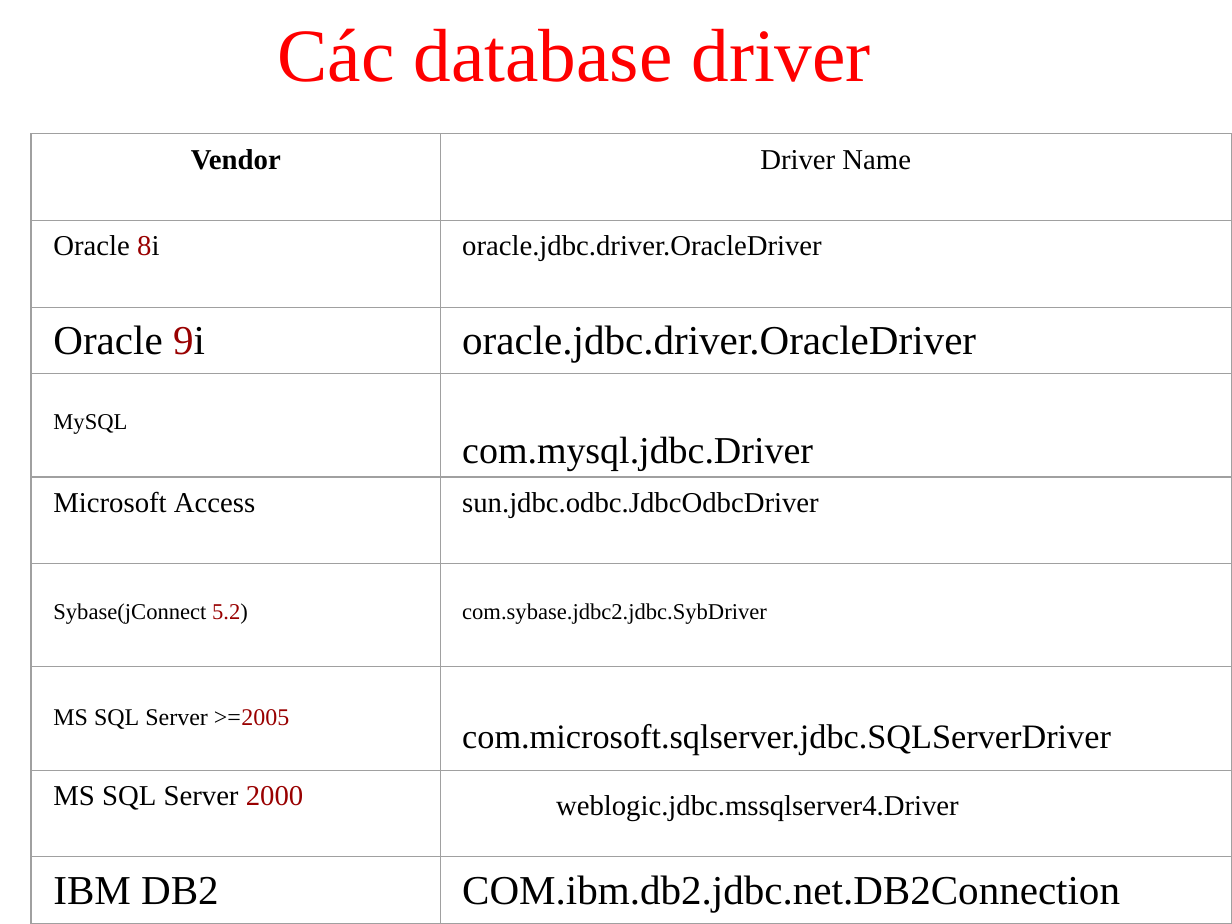
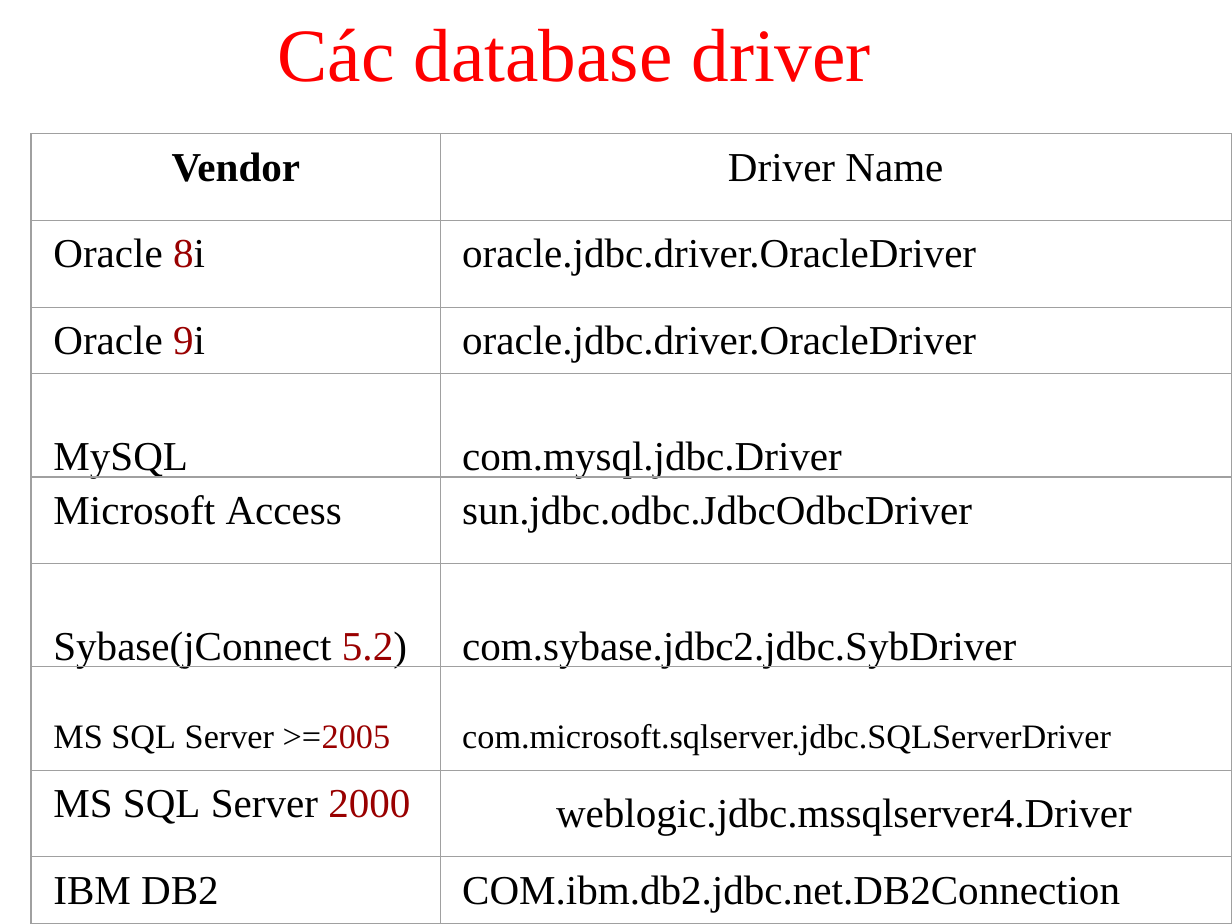
Before and after one commit to XTSoft2004/JavaCoBan, a slide deck: slide 45 of Phan 2 HDT va LtCSDL trong Java.ppt (slide 44 before the commit). Drawn at 1232x924 pixels with LibreOffice and Linux fonts; fonts in the diff are those of the drawing. Boxes give left, top, right and bottom in pixels: in the first picture for what was removed or moved away, otherwise in the second. Text is boxed around its words. In the diff, an @@ line names an element or a change of style, - is before the commit and + after.

```diff
--- a/Phan 2 HDT va LtCSDL trong Java.ppt
+++ b/Phan 2 HDT va LtCSDL trong Java.ppt
@@ text "com.mysql.jdbc.Driver" at [462, 441, 842, 478]: size 22.2 to 24 pt @@
@@ size 13.2 to 24 pt in 3 elements at [53, 442, 188, 478], [53, 631, 407, 668], [462, 631, 1016, 668] @@
@@ text "MS SQL Server >=2005" at [53, 725, 391, 754]: size 14 to 20 pt @@
@@ size 16.8 to 24 pt in 8 elements at [172, 152, 301, 182], [728, 154, 943, 182], [53, 238, 205, 268], [462, 238, 976, 275], [53, 495, 342, 525], [462, 495, 972, 532], [53, 789, 410, 824], [556, 798, 1132, 835] @@
```
Also in this commit, not shown: 6 other slides changed, 1 slide added, 22 other files.
